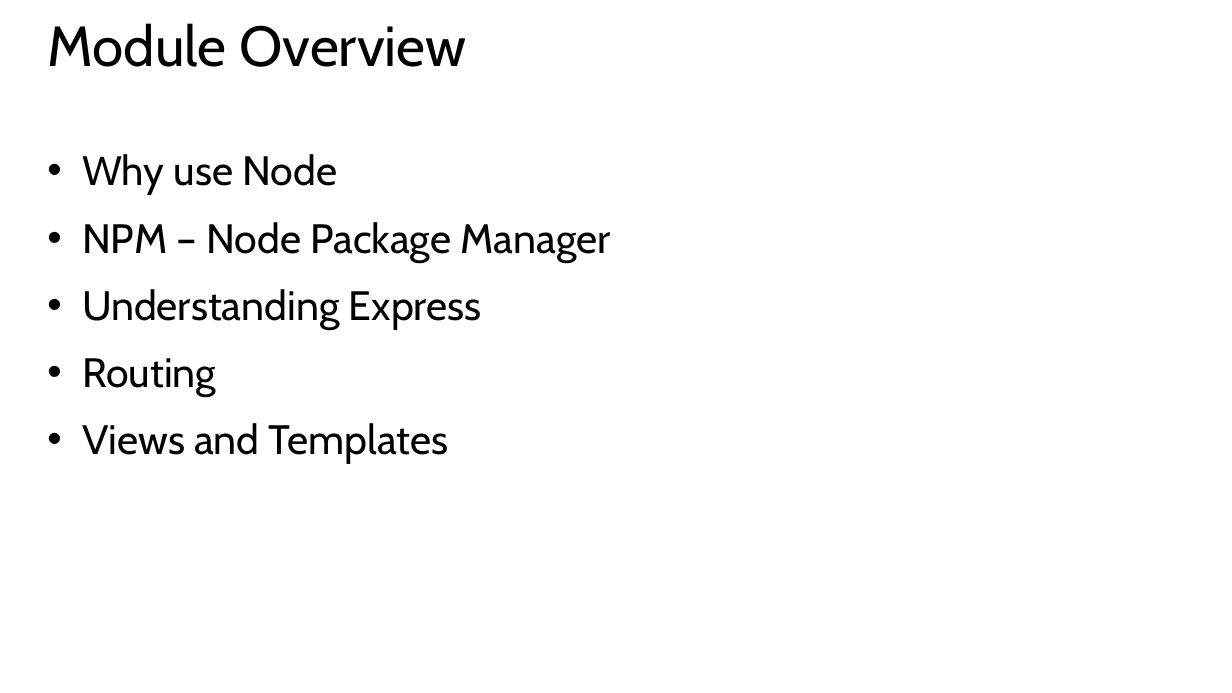
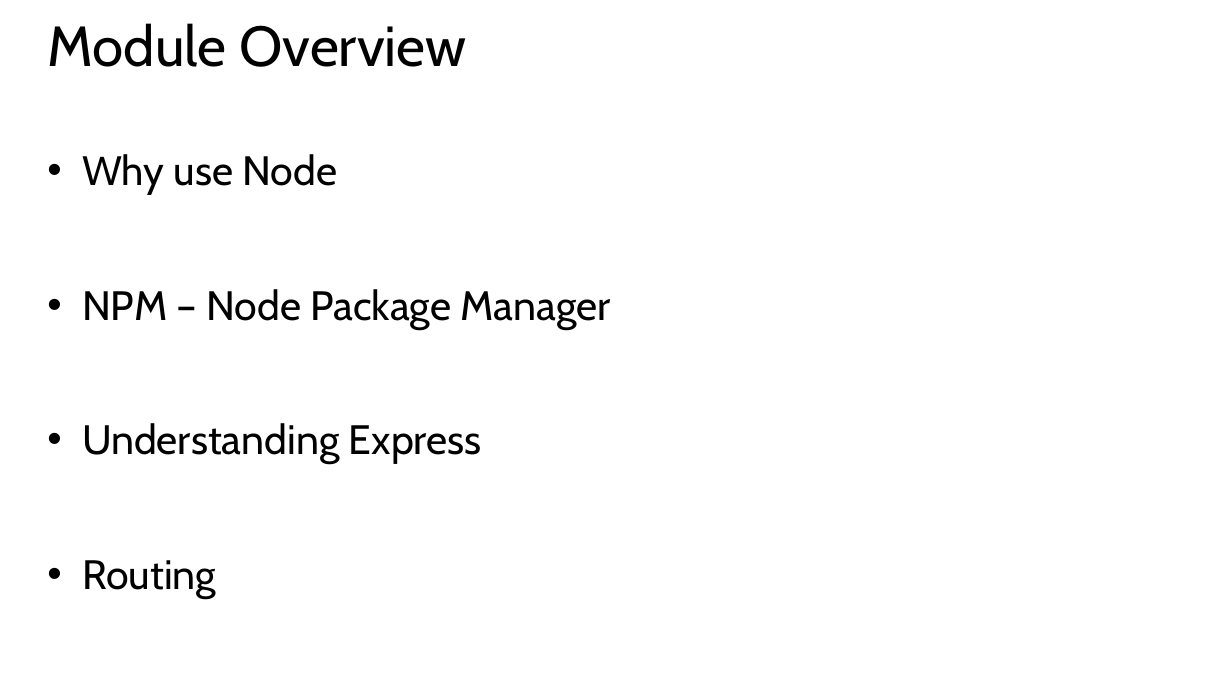
Before and after one commit to hwz/chirp, a slide deck: slide 2 of slides/module3.pptx. Drawn at 1232x693 pixels with LibreOffice and Linux fonts; fonts in the diff are those of the drawing. Boxes give left, top, right and bottom in pixels: in the first picture for what was removed or moved away, otherwise in the second. Text is boxed around its words. In the diff, an @@ line names an element or a change of style, - is before the commit and + after.

```diff
--- a/slides/module3.pptx
+++ b/slides/module3.pptx
@@ text at [82, 423, 448, 464]: paragraph removed @@
-• Views and Templates
```
Also in this commit, not shown: 5 other slides changed, 2 slides added, 8 slides removed, 4 other files.
